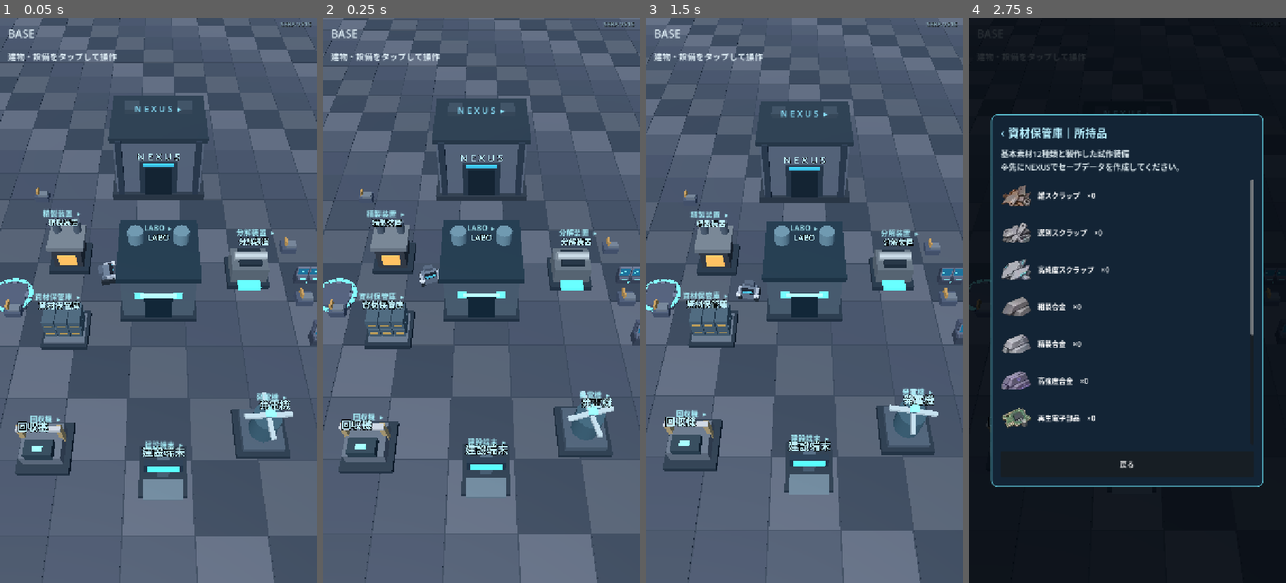
Above: before the commit, frames 1-4 (left to right).
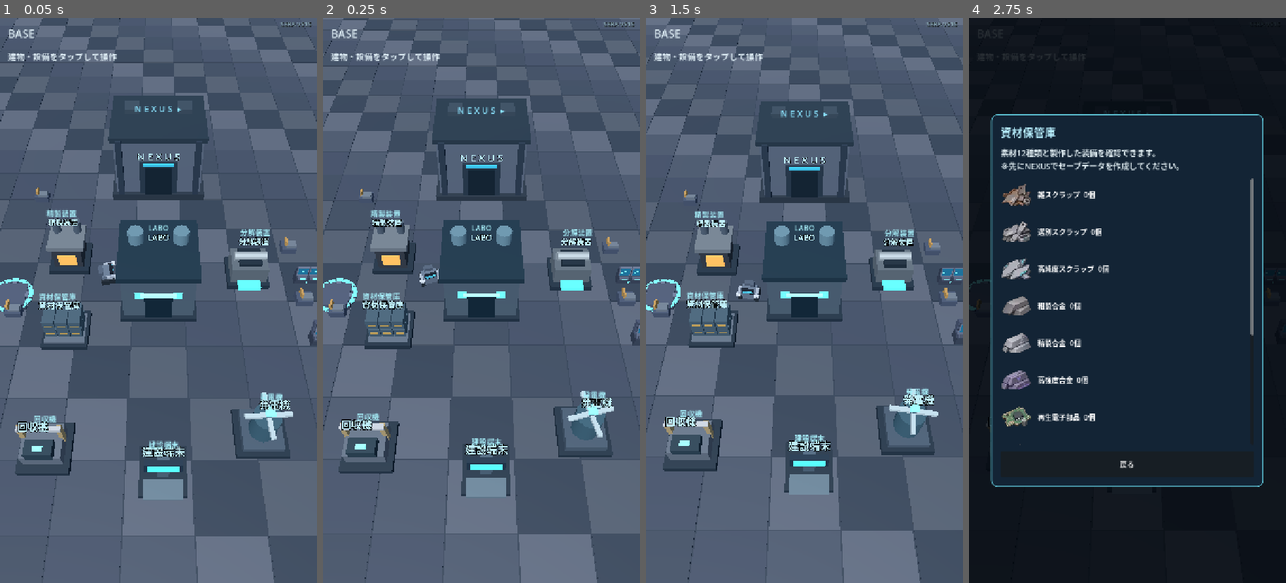
Above: after the commit, the same moments.

Repository: shejklgaia-png/-
Game: Godot game, scene res://scenes/base_exploration.tscn
The game is run twice, just before and just after one commit, with the same random seed, the same clock (stepped at 60 frames per second) and the same inputs.
Inputs (mouse positions are in pixels of both pictures, inside the frame that each line leads up to):
- Up to frame 1 (0.05 s): no input
- Up to frame 2 (0.25 s): no input
- Up to frame 3 (1.5 s): tap Enter at 0.5 s; move the mouse to (874, 272) at 0.52 s; hold Right (ui_right) 0.53-1.25 s; tap G at 0.6 s; click (874, 272) at 0.67 s; tap Space at 0.77 s; click "戻る" at 1.25 s
- Up to frame 4 (2.75 s): drag from (1064, 328) to (1111, 413) at 2.02 s

The runs differ from the first frame. In frame 1, 0.6% of the frame differs, in the area x 9-91%, y 33-77%; in frame 2, 0.6%; in frame 3, 0.6%; in frame 4, 3.2%, in the area x 10-90%, y 19-76%.

Commit message:
fix: show visible trial crafting and material actions with clean, accessible item labels

Diff:
--- a/scripts/base_facility_system.gd
+++ b/scripts/base_facility_system.gd
@@ -260,7 +260,7 @@
     for spec in FACILITY_SPECS:
         var tag := Label.new()
         tag.name = "FieldTag_" + str(spec["id"])
-        tag.text = str(spec["name"]) + "  ▸"
+        tag.text = str(spec["name"])
         tag.horizontal_alignment = HORIZONTAL_ALIGNMENT_CENTER
         tag.add_theme_font_size_override("font_size", 17)
         tag.add_theme_color_override("font_color", Color("#a5ecf7"))
@@ -305,15 +305,6 @@
     header_row.name = "FacilityHeaderRow"
     header_row.add_theme_constant_override("separation", 8)
     body.add_child(header_row)
-    # Decorative cue. Back is available through the bottom button, outside
-    # taps and the Android system gesture, even when this glyph is offscreen.
-    var back_appearance := Label.new()
-    back_appearance.name = "BackAppearance"
-    back_appearance.text = "‹"
-    back_appearance.mouse_filter = Control.MOUSE_FILTER_IGNORE
-    back_appearance.add_theme_font_size_override("font_size", 28)
-    back_appearance.add_theme_color_override("font_color", Color("#a5e9ff"))
-    header_row.add_child(back_appearance)
     modal_title = Label.new()
     modal_title.size_flags_horizontal = Control.SIZE_EXPAND_FILL
     modal_title.add_theme_font_size_override("font_size", 25)
@@ -402,15 +393,32 @@
             # Rarity research remains a future feature, not a fake craft action.
             var shell_button := Button.new()
             shell_button.name = "OpenPrototypeCatalog"
-            shell_button.text = "Shell開発｜試作装備の製作（7種類）  ›"
+            shell_button.text = "試作装備を製作"
+            shell_button.icon = IconAtlas.equipment_icon("H01")
             shell_button.custom_minimum_size.y = 74.0
             shell_button.pressed.connect(_show_prototype_catalog)
             modal_actions.add_child(shell_button)
+            var trial_button := Button.new()
+            trial_button.name = "ClaimTrialMaterials"
+            trial_button.text = "試作素材を受け取る"
+            trial_button.icon = IconAtlas.material_icon("scrap_mid")
+            trial_button.custom_minimum_size.y = 66.0
+            trial_button.disabled = SeraSave.active_slot <= 0 or (
+                bool(SeraSave.get_active_data().get("trial_materials_claimed", false)))
+            trial_button.pressed.connect(_claim_trial_materials)
+            modal_actions.add_child(trial_button)
             _add_action("OS開発", "新しいアクションや操作・照準などの機能を解放します。\nジャスト系の機能は採用しません。")
             _add_action("追加効果スロット研究", "装備レアリティごとの上限内で、LABO研究によりスロット枠を解放します。\n装着と交換はNEXUSのアセンブルで行います。")
         "SCRAP_COLLECTOR":
-            modal_body.text = "回収機\nフィールドの廃材を回収する設備です。"
-            _add_action("回収設備の情報", "スクラップの収集設備です。報酬量と回収方法は経済設計が確定してから接続します。")
+            modal_body.text = "回収機\n現在の所持素材は倉庫で確認できます。"
+            var stock_button := Button.new()
+            stock_button.name = "OpenMaterialInventory"
+            stock_button.text = "素材一覧を表示"
+            stock_button.icon = IconAtlas.material_icon("scrap_low")
+            stock_button.custom_minimum_size.y = 66.0
+            stock_button.pressed.connect(open_facility.bind("STORAGE"))
+            modal_actions.add_child(stock_button)
+            _add_action("回収設備の情報", "将来の実際の素材回収機能です。試作用素材はLABOから一度だけ受け取れます。")
         "SMELTER":
             _show_conversion(1)
         "RECYCLER":
@@ -423,6 +431,30 @@
         "BUILD_TERMINAL":
             modal_body.text = "建設端末\nフィールド上の設備や床・通路を管理します。"
             _add_action("拠点の発展", "施設を一棟に集約せず、資源・生産・発展設備をフィールド上に独立配置します。\n配置変更と建設コストは今後実装します。")
+
+func _claim_trial_materials() -> void:
+    var granted: bool = SeraSave.claim_trial_materials()
+    open_facility("LABO")
+    modal_body.text += ("\n全12種類の試作素材を各6個受け取りました。"
+        if granted else "\n受け取り済み、またはセーブデータがありません。")
+
+
+func _create_trial_profile() -> void:
+    # Never overwrite existing saves, including an inactive legacy slot.
+    if SeraSave.active_slot > 0:
+        return
+    for slot in range(1, SeraSave.SLOT_COUNT + 1):
+        if SeraSave.get_slot(slot).is_empty():
+            if SeraSave.create_data(slot):
+                prototype_notice = "セーブスロット%dを作成しました。" % slot
+                _show_prototype_catalog()
+            else:
+                prototype_notice = "保存に失敗しました。"
+                _show_prototype_catalog()
+            return
+    prototype_notice = "セーブスロットが満杯です。NEXUSから既存データを読み込んでください。"
+    _show_prototype_catalog()
+
 
 func _add_item_tile(icon: Texture2D, title: String,
         key: String, parent: VBoxContainer = null) -> void:
@@ -453,19 +485,19 @@
 func _show_inventory() -> void:
     page = "inventory"
     _clear_actions()
-    modal_title.text = "資材保管庫｜所持品"
-    modal_body.text = "基本素材12種類と製作した試作装備"
+    modal_title.text = "資材保管庫"
+    modal_body.text = "素材12種類と製作した装備を確認できます。"
     var inventory: Dictionary = SeraSave.get_material_inventory()
     for family in BaseMaterials.FAMILY_IDS:
         for tier in BaseMaterials.TIERS:
             var id: String = str(family) + "_" + str(tier)
             _add_item_tile(IconAtlas.material_icon(id),
-                "%s　×%s" % [BaseMaterials.display_name(id), str(inventory[id])],
+                "%s  %s個" % [BaseMaterials.display_name(id), str(inventory[id])],
                 "MaterialIcon_" + id)
     var items: Array = SeraSave.get_owned_prototypes()
     var heading := Label.new()
     heading.name = "CraftedStockHeader"
-    heading.text = "── 製作した試作装備：%d件 ──" % items.size()
+    heading.text = "製作済み装備  %d個" % items.size()
     heading.add_theme_font_size_override("font_size", 18)
     modal_actions.add_child(heading)
     for item in items:
@@ -479,10 +511,28 @@
 func _show_prototype_catalog() -> void:
     page = "prototypes"
     _clear_actions()
-    modal_title.text = "LABO｜試作装備"
+    modal_title.text = "試作装備の製作"
     modal_body.text = (
-        "7種類の試作装備を製作できます。素材消費はありません（操作検証用）。"
-        + "\n完成品は資材保管庫に保存され、NEXUSのカスタマイズから選択できます。")
+        "7種類から選択できます。試作は素材消費なし。"
+        + "\n完成品は倉庫に登録され、NEXUSで装備できます。")
+    if SeraSave.active_slot == 0:
+        modal_body.text += "\n製作するにはセーブデータが必要です。"
+        var available_slot: int = 0
+        for slot in range(1, SeraSave.SLOT_COUNT + 1):
+            if SeraSave.get_slot(slot).is_empty():
+                available_slot = slot
+                break
+        if available_slot > 0:
+            var start := Button.new()
+            start.name = "CreateTrialProfile"
+            start.text = "セーブを新規作成して製作を始める"
+            start.custom_minimum_size.y = 65.0
+            start.pressed.connect(_create_trial_profile)
+            modal_actions.add_child(start)
+        else:
+            modal_body.text += "\nセーブの空きがありません。NEXUSで既存データを読み込んでください。"
+    if not prototype_notice.is_empty():
+        modal_body.text += "\n" + prototype_notice
     for bp in PrototypeCatalog.ORDER:
         var entry: Dictionary = PrototypeCatalog.spec(str(bp))
         var row := HBoxContainer.new()
@@ -498,7 +548,7 @@
         row.add_child(icon)
         var button := Button.new()
         button.name = "Choose_" + str(bp)
-        button.text = PrototypeCatalog.display_name(str(bp)) + "  ›"
+        button.text = str(entry["name"])
         button.size_flags_horizontal = Control.SIZE_EXPAND_FILL
         button.custom_minimum_size.y = 66.0
         button.add_theme_font_size_override("font_size", 17)
@@ -538,18 +588,18 @@
     if spec.is_empty():
         navigate_back()
         return
-    modal_title.text = "LABO｜" + PrototypeCatalog.display_name(selected_prototype)
+    modal_title.text = str(spec["name"])
     modal_body.text = "%s\n対象スロット：%s\n試作のため素材消費なし。" % [
         spec["description"], spec["slot"]]
     modal_body.text += "\n3D表示は現行のAモデルを使用します。"
     if not prototype_notice.is_empty():
         modal_body.text += "\n" + prototype_notice
     _add_item_tile(IconAtlas.equipment_icon(selected_prototype),
-        PrototypeCatalog.display_name(selected_prototype),
+        str(spec["name"]),
         "PrototypePreview_" + selected_prototype)
     var make := Button.new()
     make.name = "CraftPrototype"
-    make.text = "試作装備を1個製作して倉庫に登録"
+    make.text = "製作して倉庫に登録"
     make.custom_minimum_size.y = 74.0
     make.disabled = SeraSave.active_slot == 0
     make.pressed.connect(_craft_selected_prototype)
@@ -565,8 +615,8 @@
 func _render_family_page() -> void:
     _clear_actions()
     modal_title.text = (
-        "精製装置｜素材の選択" if conversion_mode == 1
-        else "分解装置｜素材の選択")
+        "精製する素材" if conversion_mode == 1
+        else "分解する素材")
     modal_body.text = (
         "素材を選んでランクアップしてください。"
         if conversion_mode == 1 else "素材を選んでランクダウンしてください。")
@@ -587,7 +637,7 @@
             row.add_child(icon)
         var open_button := Button.new()
         open_button.name = "Open_" + str(family)
-        open_button.text = str(BaseMaterials.FAMILY_NAMES[family]) + "  ›"
+        open_button.text = str(BaseMaterials.FAMILY_NAMES[family])
         open_button.size_flags_horizontal = Control.SIZE_EXPAND_FILL
         open_button.custom_minimum_size.y = 68.0
         open_button.add_theme_font_size_override("font_size", 18)
@@ -620,8 +670,8 @@
 func _render_conversion() -> void:
     _clear_actions()
     modal_title.text = (
-        "精製｜" if conversion_mode == 1
-        else "分解｜") + str(BaseMaterials.FAMILY_NAMES[conversion_family])
+        "精製 " if conversion_mode == 1
+        else "分解 ") + str(BaseMaterials.FAMILY_NAMES[conversion_family])
     var stock: Dictionary = SeraSave.get_material_inventory()
     var lines: Array[String] = [
         "同じ素材系統内でのみ変換できます。\n製作の必要素材は固定で、他ランクでは代替できません。",
@@ -711,7 +761,7 @@
         flow.add_child(gained)
         var button := Button.new()
         button.name = "ConvertRank_" + str(rank)
-        button.text = "%s → %s　／ 実行" % [
+        button.text = "%s から %sへ変換" % [
             BaseMaterials.display_name(source_id),
             BaseMaterials.display_name(target_id)]
         button.custom_minimum_size.y = 66.0
@@ -725,7 +775,7 @@
     if modal_body == null or active_key.is_empty():
         return
     page = "detail"
-    modal_title.text = str(_spec_for(active_key)["name"]) + "｜詳細"
+    modal_title.text = str(_spec_for(active_key)["name"]) + "の説明"
     _clear_actions()
     modal_body.text = detail
 
